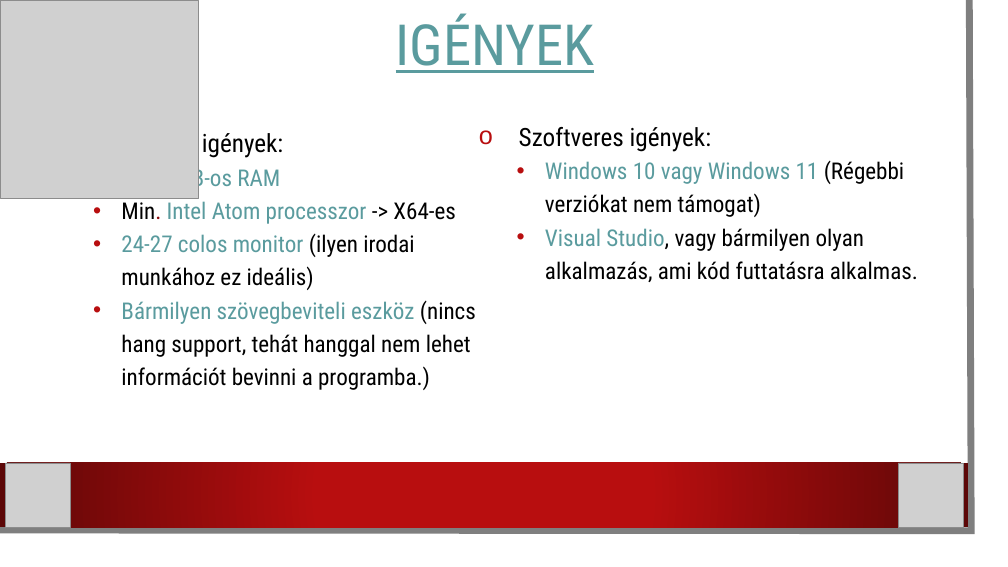
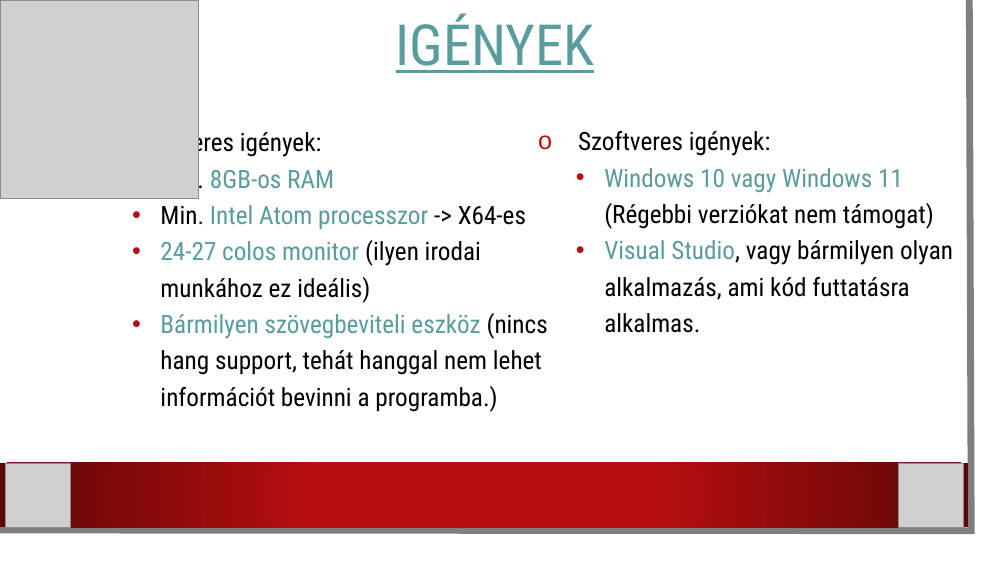
Before and after one commit to karpatililiana/Csapatmunka2.0, a slide deck: slide 5 of Programbemutató.pptx. Drawn at 1008x567 pixels with LibreOffice and Linux fonts; fonts in the diff are those of the drawing; grey boxes stand for pictures; background and template pictures are left out. Boxes give left, top, right and bottom in pixels: in the first picture for what was removed or moved away, otherwise in the second. Text is boxed around its words. In the diff, an @@ line names an element or a change of style, - is before the commit and + after.

```diff
--- a/Programbemutató.pptx
+++ b/Programbemutató.pptx
@@ text "Hardveres igények:": place and size @@
-text "Hardveres igények:" at [121, 133, 476, 390]
+text "Hardveres igények:" at [133, 128, 548, 412]
@@ text "Hardveres igények:" at [133, 128, 548, 412]: size 24 to 24.1 pt in "Hardveres igények:"; size 22 to 24.1 pt @@
@@ text "Szoftveres igények:": place and size @@
-text "Szoftveres igények:" at [519, 127, 918, 282]
+text "Szoftveres igények:" at [578, 131, 953, 333]
@@ text at [604, 168, 953, 333]: size 22 to 24 pt in "Windows 10 vagy Windows 11 (Régebbi verziókat ...", "Visual Studio, vagy bármilyen olyan alkalmazás, ami ..." @@
```
Also in this commit, not shown: 5 other slides changed.
